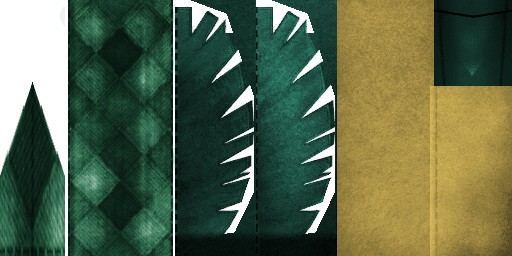
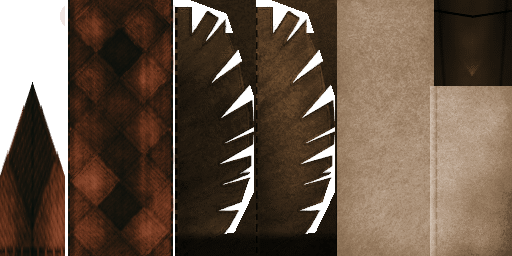
Before/after of a (512, 256) layered artwork. What changed in the layer stack:
showed group "Red" (4 layers) over [0, 0, 512, 256]
hid group "Purplesaur" (4 layers) over [0, 0, 512, 256]
